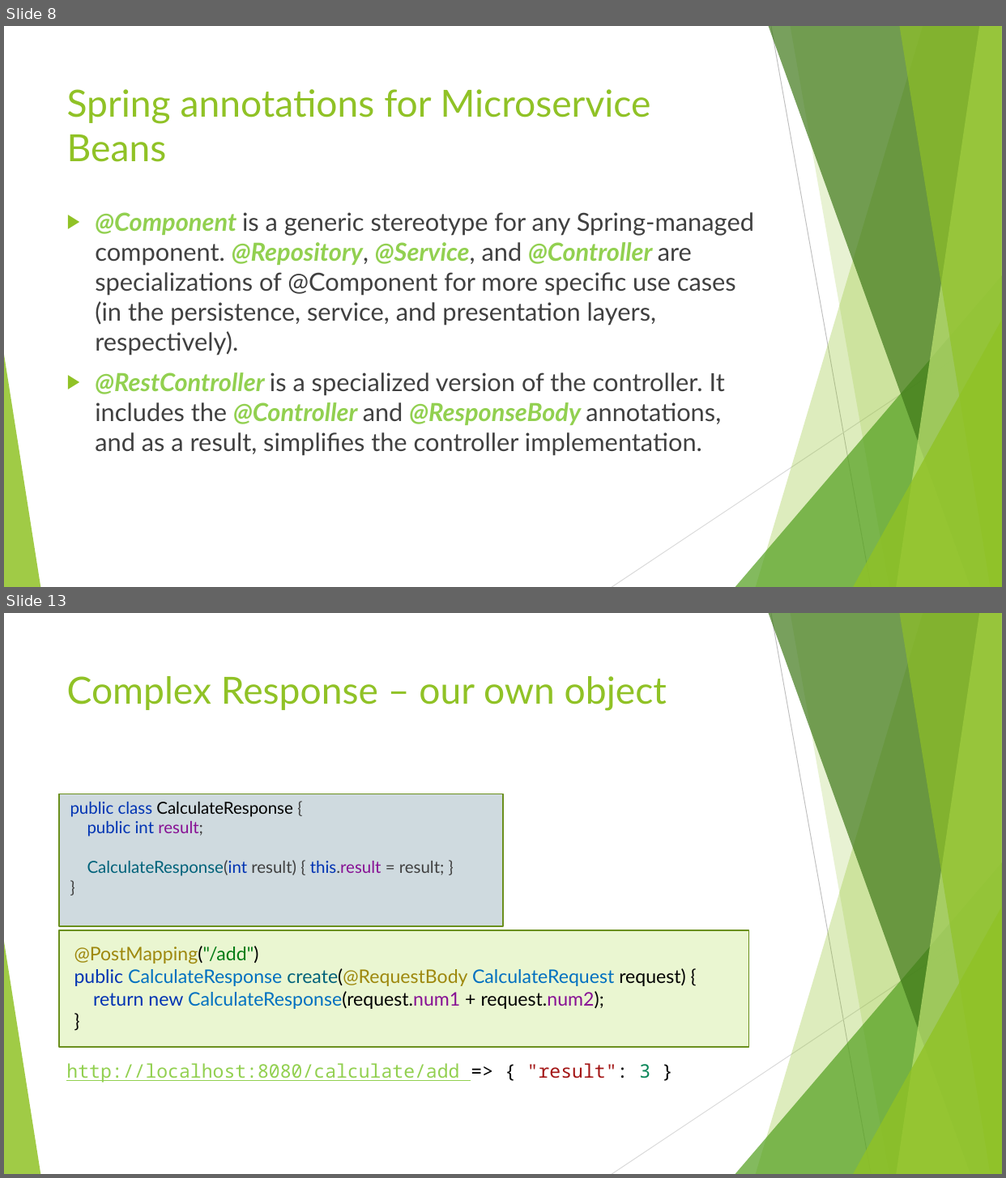
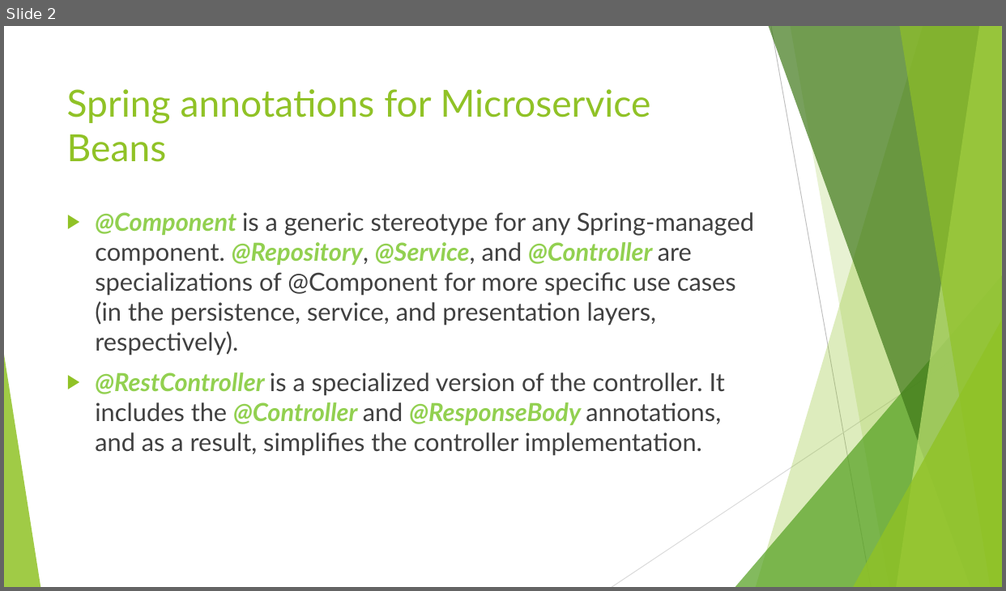
Before and after one commit to idanshal/sb-todo-app-tdp, a slide deck: course_data/presentations/practical_spring_boot_for_tdp_02.pptx. Shown one above the other, each under a label of ours: slides 8 and 13 before the commit, slide 2 after it; the slides between them are not shown. The pictures are 1006x1178 and 1006x591 pixels, drawn with LibreOffice and Linux fonts; fonts in the diff are those of the drawing. Boxes give left, top, right and bottom in pixels: in the first picture for what was removed or moved away, otherwise in the second. Text is boxed around its words. In the diff, an @@ line names an element or a change of style, - is before the commit and + after.

```diff
--- a/course_data/presentations/practical_spring_boot_for_tdp_02.pptx
+++ b/course_data/presentations/practical_spring_boot_for_tdp_02.pptx
@@ slide 13 removed at bbox=[4, 613, 1002, 1174], background #FFFFFF; not listed: 10 template elements that a slide beside it also shows @@
@@ title removed at bbox=[67, 676, 667, 711] @@
-Complex Response – our own object
@@ rectangle removed at bbox=[59, 794, 503, 926] @@
@@ text removed at bbox=[70, 802, 445, 876] @@
-public class CalculateResponse {
-public int result;
-CalculateResponse(int result) { this.result = result; }
-}
@@ rectangle removed at bbox=[59, 931, 749, 1047] @@
@@ text removed at bbox=[74, 946, 686, 1009] @@
-@PostMapping("/add")
-public CalculateResponse create(@RequestBody CalculateRequest request) {
-return new CalculateResponse(request.num1 + request.num2);
-}
@@ text removed at bbox=[66, 1063, 650, 1083] @@
-http://localhost:8080/calculate/add => { "result": 3 }
@@ what was slide 8 is now slide 2 @@
```
Also in this commit, not shown: 7 slides changed, 13 other slides removed, 2 other files.
